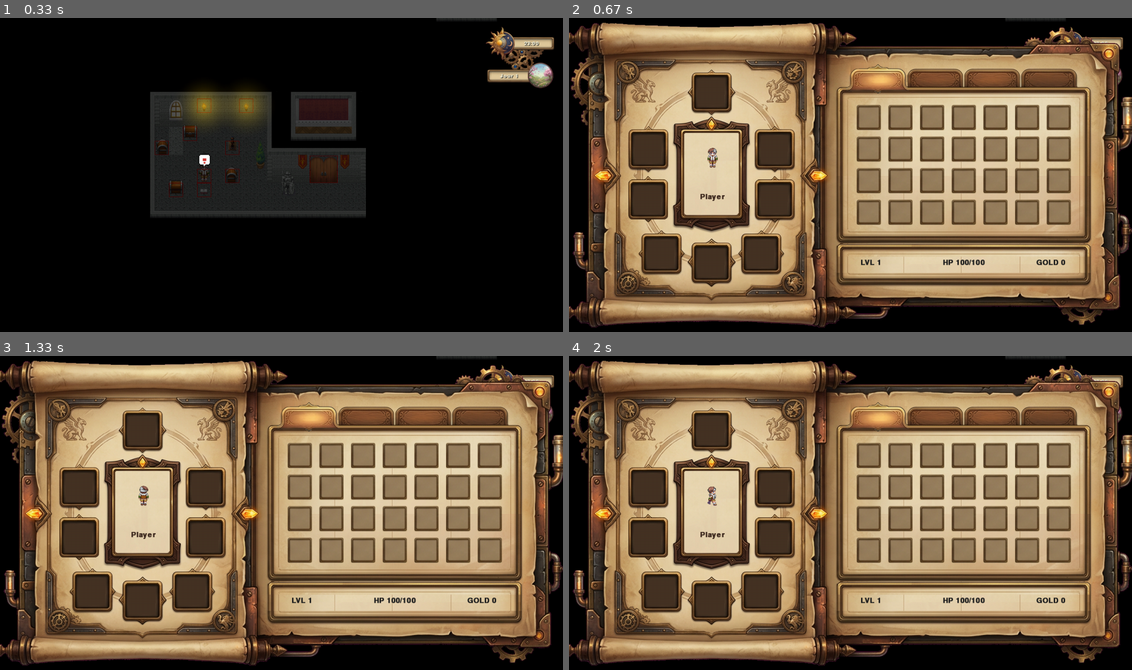
Above: before the commit, frames 1-4 (two rows, left to right).
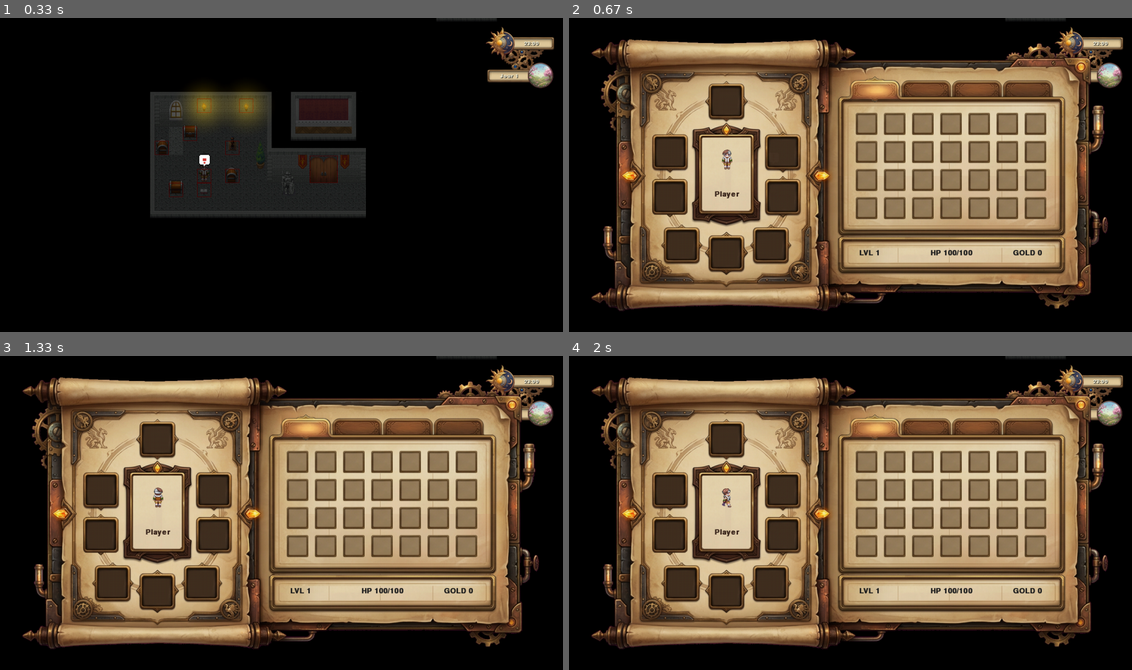
Above: after the commit, the same moments.

Repository: adrien-parasote/game
Game: pygame game, started from src/main.py
The game is run twice, just before and just after one commit, with the same random seed, the same clock (stepped at 60 frames per second) and the same inputs.
Inputs:
- Up to frame 1 (0.33 s): no input
- Up to frame 2 (0.67 s): tap I at 0.33 s
- Up to frame 3 (1.33 s): hold Right 0.67-1.13 s; hold Up from 1.17 s (still down)
- Up to frame 4 (2 s): release Up at 1.47 s; hold Right 1.5-1.97 s; tap E at 1.65 s

Frame 1 is identical in both runs. In frame 2, 67% of the frame differs, in the area x 0-100%, y 1-99%; in frame 3, 67%; in frame 4, 67%.

Commit message:
ui(inventory): scale down UI to fit within 1280px screen
- Rescaled background from 1344px to 1200px.
- Recalculated all UI coordinates (tabs, grid, equipment, character) using a global scale factor.
- Rescaled slot and tab highlight images for consistency.
- Centered the scaled inventory on the screen.

Diff:
--- a/src/ui/inventory.py
+++ b/src/ui/inventory.py
@@ -15,44 +15,58 @@
         self.active_tab = 0 # 0: Inventory, 1-3: Other
         self.font = self._load_font()
 
-        # Load Assets
+        # Load and Scale Assets
         self.bg = self._load_asset("01-inventory.png")
         self.slot_img = self._load_asset("03-inventory_slot.png")
         self.active_tab_img = self._load_asset("02-active_tab.png")
 
-        # UI Layout Constants (Detected from asset colors)
+        # Urbanization: Scale down to fit 1280px screen (1344 -> 1200)
+        target_width = 1200
+        original_width = self.bg.get_width()
+        self.scale_factor = target_width / original_width
+
+        # Rescale all visual assets
+        new_bg_size = (int(self.bg.get_width() * self.scale_factor), int(self.bg.get_height() * self.scale_factor))
+        self.bg = pygame.transform.smoothscale(self.bg, new_bg_size)
         self.bg_rect = self.bg.get_rect(center=(Settings.WINDOW_WIDTH // 2, Settings.WINDOW_HEIGHT // 2))
 
-        # Tabs positions (RED zone) - Centers of the 4 red boxes
-        # Moved Y from 128 to 135 to lower the highlight
+        self.slot_img = pygame.transform.smoothscale(self.slot_img,
+            (int(self.slot_img.get_width() * self.scale_factor), int(self.slot_img.get_height() * self.scale_factor)))
+        self.active_tab_img = pygame.transform.smoothscale(self.active_tab_img,
+            (int(self.active_tab_img.get_width() * self.scale_factor), int(self.active_tab_img.get_height() * self.scale_factor)))
+
+        # UI Layout Constants (Scaled from original 1344x704 coordinates)
+        s = self.scale_factor
+
+        # Tabs positions (RED zone)
         self.tab_rects = [
-            self.active_tab_img.get_rect(center=(self.bg_rect.x + x, self.bg_rect.y + 130))
+            self.active_tab_img.get_rect(center=(self.bg_rect.x + int(x * s), self.bg_rect.y + int(130 * s)))
             for x in [733, 863, 992, 1121]
         ]
 
-        # Equipment Slots (MAGENTA zone - Left) - Centers of boxes
+        # Equipment Slots (MAGENTA zone - Left)
         self.equipment_slots = {
-            "HEAD": (self.bg_rect.x + 354, self.bg_rect.y + 160),
-            "BAG": (self.bg_rect.x + 212, self.bg_rect.y + 290),
-            "BELT": (self.bg_rect.x + 211, self.bg_rect.y + 405),
-            "LEFT_HAND": (self.bg_rect.x + 242, self.bg_rect.y + 529),
-            "UPPER_BODY": (self.bg_rect.x + 499, self.bg_rect.y + 291),
-            "LOWER_BODY": (self.bg_rect.x + 498, self.bg_rect.y + 406),
-            "RIGHT_HAND": (self.bg_rect.x + 469, self.bg_rect.y + 529),
-            "SHOES": (self.bg_rect.x + 354, self.bg_rect.y + 549)
+            "HEAD": (self.bg_rect.x + int(354 * s), self.bg_rect.y + int(160 * s)),
+            "BAG": (self.bg_rect.x + int(212 * s), self.bg_rect.y + int(290 * s)),
+            "BELT": (self.bg_rect.x + int(211 * s), self.bg_rect.y + int(405 * s)),
+            "LEFT_HAND": (self.bg_rect.x + int(242 * s), self.bg_rect.y + int(529 * s)),
+            "UPPER_BODY": (self.bg_rect.x + int(499 * s), self.bg_rect.y + int(291 * s)),
+            "LOWER_BODY": (self.bg_rect.x + int(498 * s), self.bg_rect.y + int(406 * s)),
+            "RIGHT_HAND": (self.bg_rect.x + int(469 * s), self.bg_rect.y + int(529 * s)),
+            "SHOES": (self.bg_rect.x + int(354 * s), self.bg_rect.y + int(549 * s))
         }
 
         # Inventory Grid (BLUE zone - Right)
-        # Bounds: (674, 184, 1182, 470). Spacing equalized to 72px.
-        self.grid_start = (self.bg_rect.x + 713, self.bg_rect.y + 219) # Centering adjustment
+        self.grid_start = (self.bg_rect.x + int(713 * s), self.bg_rect.y + int(219 * s))
         self.grid_cols = 7
         self.grid_rows = 4
-        self.grid_spacing_x = 72
-        self.grid_spacing_y = 72
+        self.grid_spacing_x = int(72 * s)
+        self.grid_spacing_y = int(72 * s)
 
         # Character Preview (ORANGE zone - Center Left)
-        # avg(358, 311)
-        self.char_preview_pos = (self.bg_rect.x + 358, self.bg_rect.y + 311)
+        self.char_preview_pos = (self.bg_rect.x + int(358 * s), self.bg_rect.y + int(311 * s))
+        self.char_name_pos = (self.bg_rect.x + int(358 * s), self.bg_rect.y + int(410 * s))
+
         self.anim_timer = 0
         self.anim_frame = 0
         self.preview_state = 'down'
@@ -167,7 +181,7 @@
 
         # Draw Player Name (Bottom of Orange zone)
         name_text = self.font.render("Player", True, (60, 40, 30)) # Dark brown for parchment style
-        name_rect = name_text.get_rect(midbottom=(self.bg_rect.x + 358, self.bg_rect.y + 410))
+        name_rect = name_text.get_rect(midbottom=self.char_name_pos)
         screen.blit(name_text, name_rect)
 
         # 4. Equipment Zones (Interaction only, no image as per request)
@@ -185,21 +199,22 @@
         self._draw_stats(screen)
 
     def _draw_stats(self, screen):
+        s = self.scale_factor
         # GREEN zone: avg(929, 551)
-        stats_x = self.bg_rect.x + 695
-        stats_y = self.bg_rect.y + 551
+        stats_x = self.bg_rect.x + int(695 * s)
+        stats_y = self.bg_rect.y + int(551 * s)
 
         # LVL (Left part of green bar)
-        lvl_text = self.font.render(f"LVL {self.player.level}", True, (30, 30, 30)) # Darker text for bright green?
+        lvl_text = self.font.render(f"LVL {self.player.level}", True, (30, 30, 30))
         lvl_rect = lvl_text.get_rect(midleft=(stats_x, stats_y))
         screen.blit(lvl_text, lvl_rect)
 
         # HP (Center)
         hp_text = self.font.render(f"HP {self.player.hp}/{self.player.max_hp}", True, (30, 30, 30))
-        hp_rect = hp_text.get_rect(center=(self.bg_rect.x + 929, stats_y))
+        hp_rect = hp_text.get_rect(center=(self.bg_rect.x + int(929 * s), stats_y))
         screen.blit(hp_text, hp_rect)
 
         # GOLD (Right)
         gold_text = self.font.render(f"GOLD {self.player.gold}", True, (30, 30, 30))
-        gold_rect = gold_text.get_rect(midright=(self.bg_rect.x + 1160, stats_y))
+        gold_rect = gold_text.get_rect(midright=(self.bg_rect.x + int(1160 * s), stats_y))
         screen.blit(gold_text, gold_rect)
